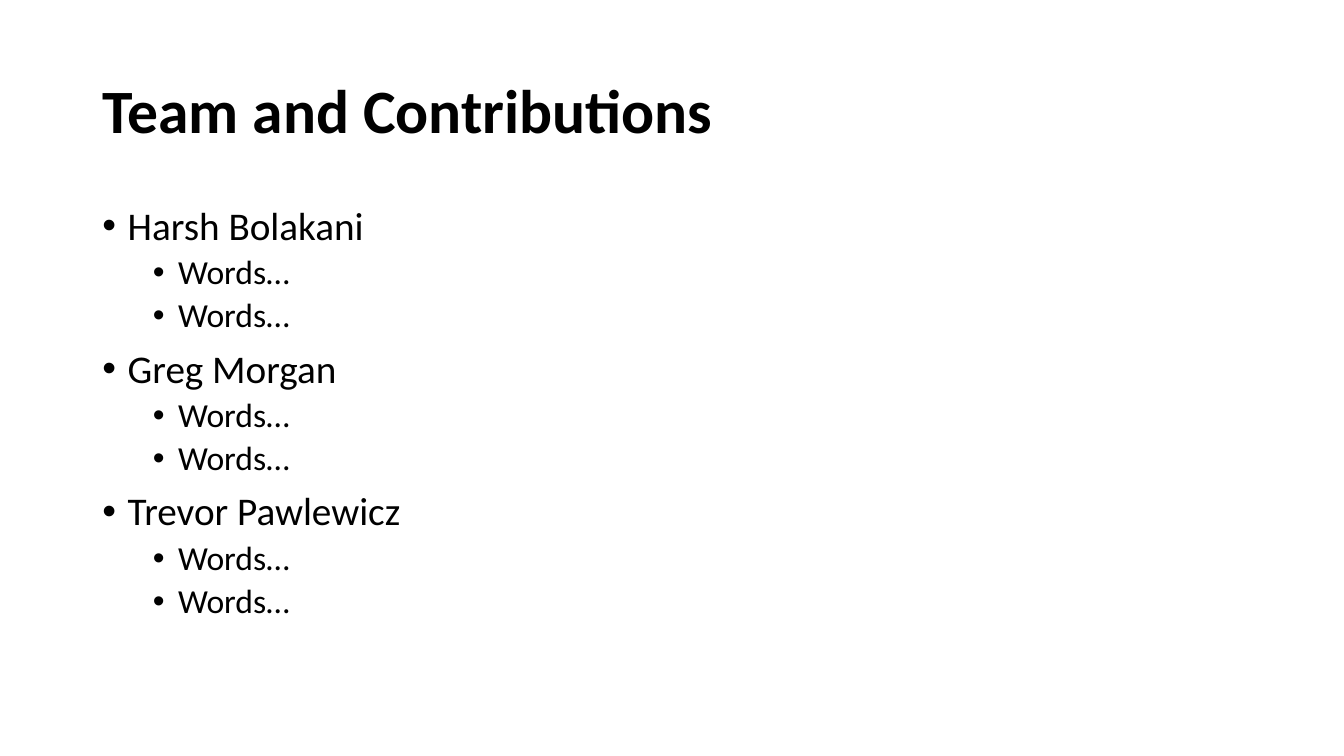
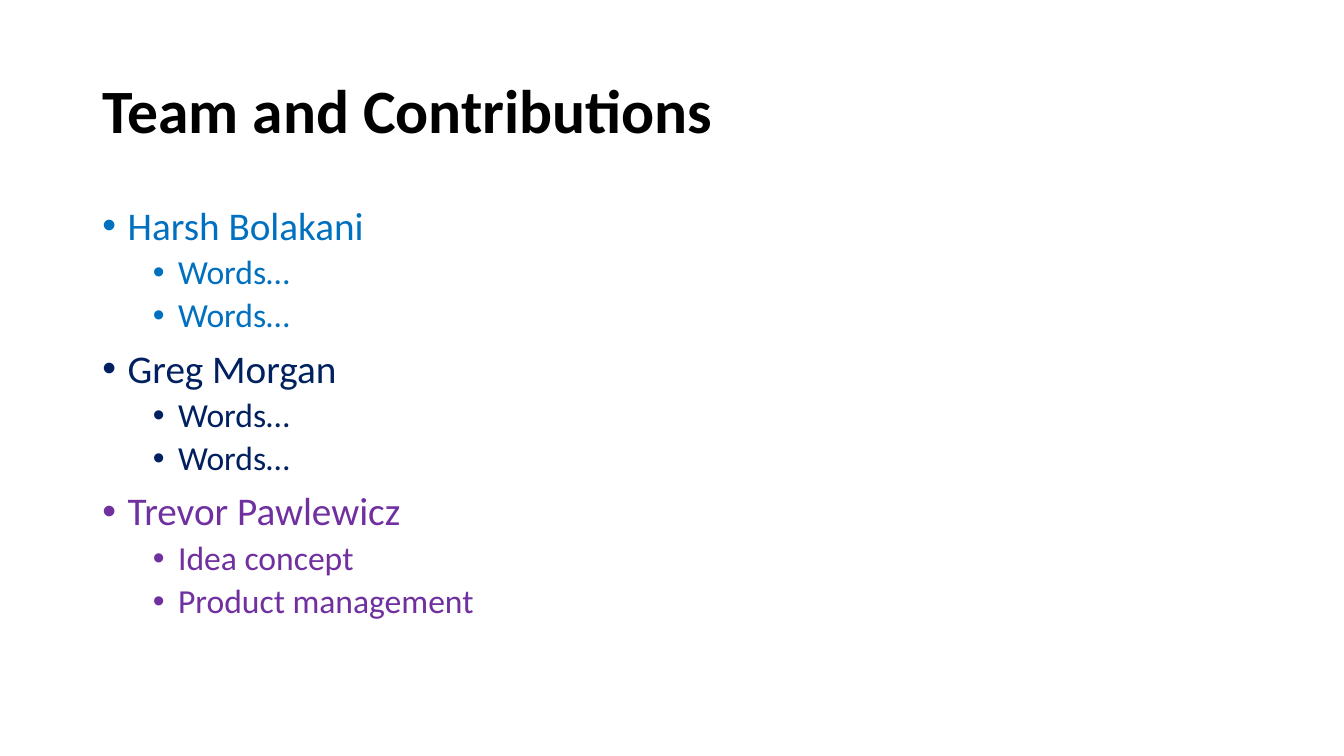
Before and after one commit to TrevorPawlewicz/DSCI-511-Course-Project, a slide deck: slide 11 of Presentation PowerPoint/Project-Presentation-Template.pptx. Drawn at 1344x756 pixels with LibreOffice and Linux fonts; fonts in the diff are those of the drawing. Boxes give left, top, right and bottom in pixels: in the first picture for what was removed or moved away, otherwise in the second. Text is boxed around its words. In the diff, an @@ line names an element or a change of style, - is before the commit and + after.

Commit message:
presentation PP updated for team review

```diff
--- a/Presentation PowerPoint/Project-Presentation-Template.pptx
+++ b/Presentation PowerPoint/Project-Presentation-Template.pptx
@@ text at [128,212,400,526]: text colour #000000 to #0070C0 in "Harsh Bolakani", "Words…", "Words…"; text colour #000000 to #002060 in "Greg Morgan", "Words…", "Words…"; text colour #000000 to #7030A0 in "Trevor Pawlewicz" @@
@@ text at [178,546,474,619]: text changed; text colour #000000 to #7030A0 @@
-  • Words…
-  • Words…
+  • Idea concept
+  • Product management
```
Also in this commit, not shown: 4 other slides changed.
